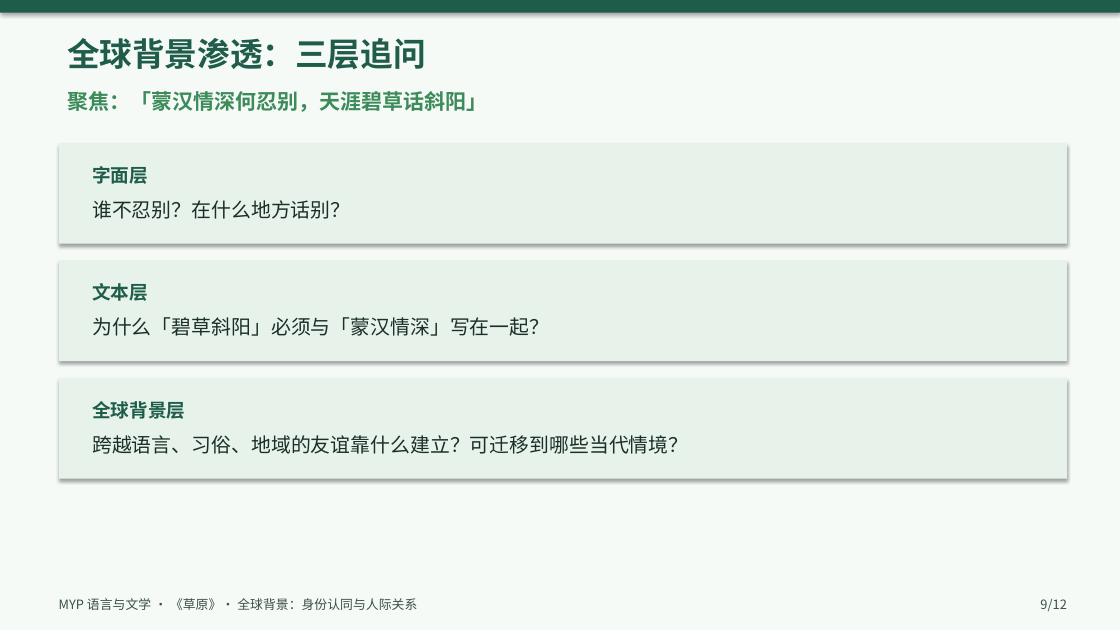
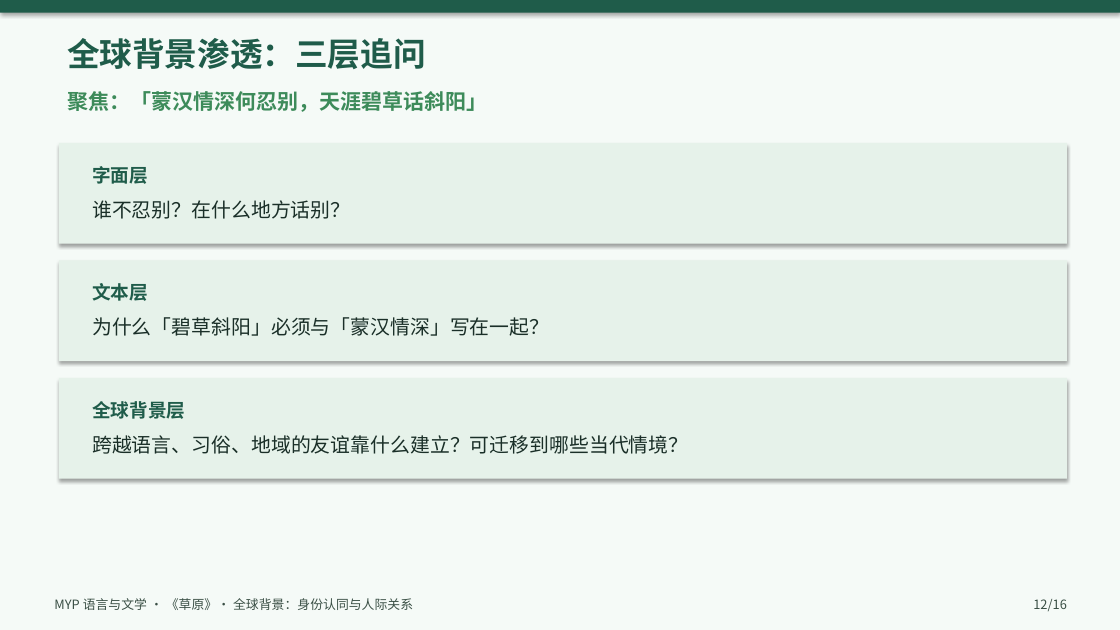
Before and after one commit to cuijinqueen-cyber/IBDP-Chinese-A, a slide deck: slide 12 of ppt/草原_MYP教案课件.pptx (slide 9 before the commit). Drawn at 1120x630 pixels with LibreOffice and Linux fonts; fonts in the diff are those of the drawing. Boxes give left, top, right and bottom in pixels: in the first picture for what was removed or moved away, otherwise in the second. Text is boxed around its words. In the diff, an @@ line names an element or a change of style, - is before the commit and + after.

```diff
--- a/ppt/草原_MYP教案课件.pptx
+++ b/ppt/草原_MYP教案课件.pptx
@@ text "MYP 语言与文学 · 《草原》· 全球背景：身份认同与人际关系": place and size @@
-text "MYP 语言与文学 · 《草原》· 全球背景：身份认同与人际关系" at bbox=[59, 598, 417, 610]
+text "MYP 语言与文学 · 《草原》· 全球背景：身份认同与人际关系" at bbox=[54, 598, 413, 610]
@@ text at bbox=[1033, 599, 1067, 611]: text changed @@
-9/12
+12/16
```
Also in this commit, not shown: 11 other slides changed, 4 slides added, 2 other files.
